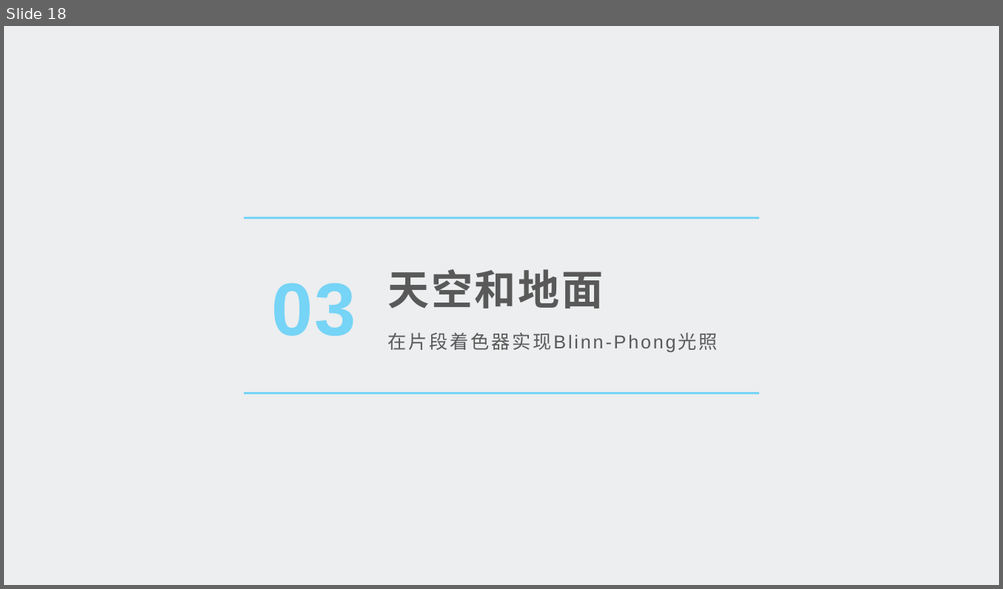
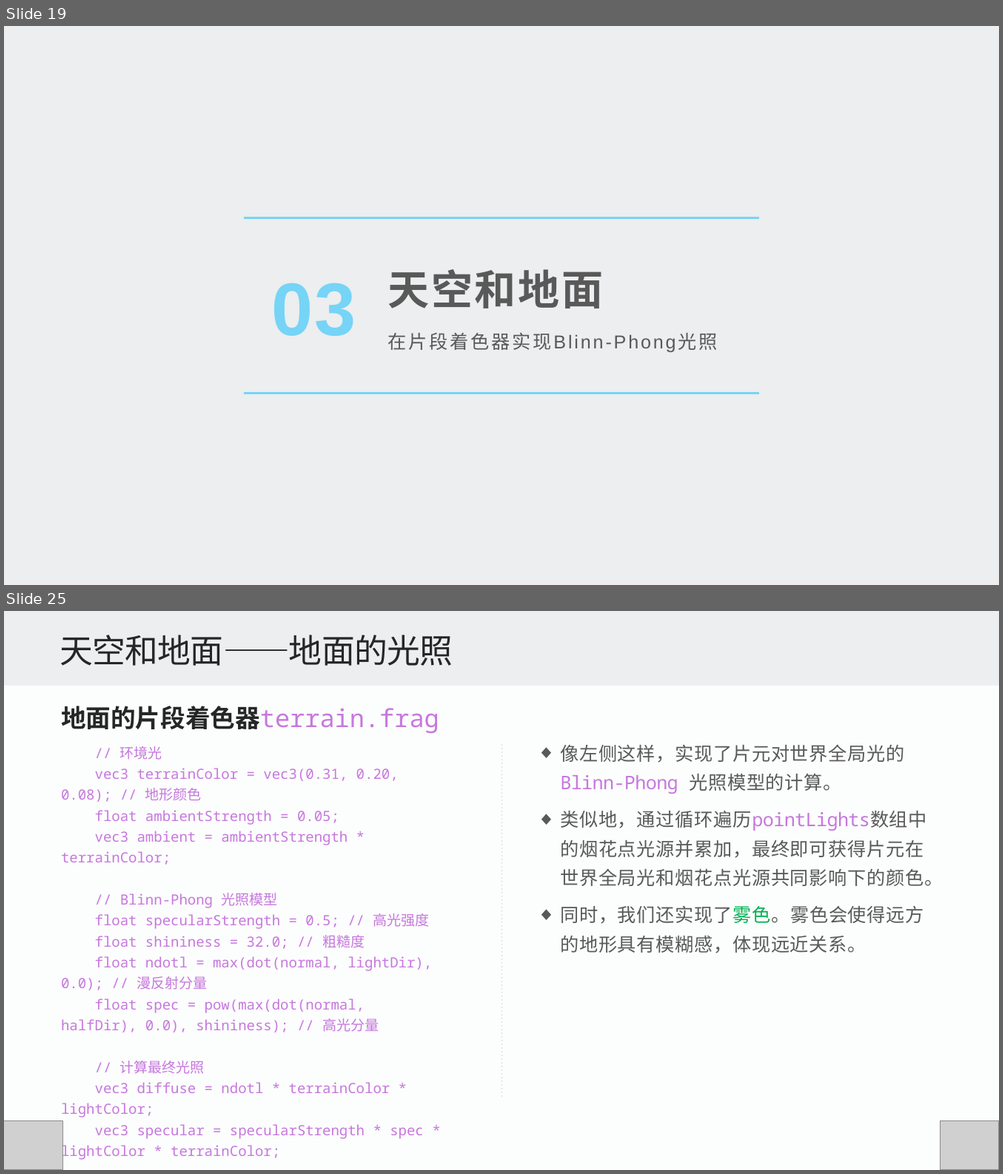
Before and after one commit to Le-Poisson/SYSU-Opengl-School-Badge-Firework, a slide deck: 汇报内容/汇报.pptx. Shown one above the other, each under a label of ours: slide 18 before the commit, slides 19 and 25 after it; the slides between them are not shown. The pictures are 1003x589 and 1003x1174 pixels, drawn with LibreOffice and Linux fonts; fonts in the diff are those of the drawing; grey boxes stand for pictures; background and template pictures are left out. Boxes give left, top, right and bottom in pixels: in the first picture for what was removed or moved away, otherwise in the second. Text is boxed around its words. In the diff, an @@ line names an element or a change of style, - is before the commit and + after.

```diff
--- a/汇报内容/汇报.pptx
+++ b/汇报内容/汇报.pptx
@@ slide 25 added at [4,611,999,1170], background #FCFDFD @@
@@ rectangle added at [4,611,999,686], fill #ECEEEF @@
@@ text added at [60,635,453,666], 32 pt, text #262626 @@
+天空和地面——地面的光照
@@ text added at [61,706,439,733], 24 pt, text #C678DD @@
+地面的片段着色器terrain.frag
@@ line added from (502, 743) to (502, 1097), #D9D9D9 0.5 pt dashed @@
@@ text added at [61,746,432,1161], 13.6 pt, text #C678DD @@
+// 环境光
+vec3 terrainColor = vec3(0.31, 0.20, 0.08); // 地形颜色
+float ambientStrength = 0.05;
+vec3 ambient = ambientStrength * terrainColor;
+// Blinn-Phong 光照模型
+float specularStrength = 0.5; // 高光强度
+float shininess = 32.0; // 粗糙度
+float ndotl = max(dot(normal, lightDir), 0.0); // 漫反射分量
+float spec = pow(max(dot(normal, halfDir), 0.0), shininess); // 高光分量
+// 计算最终光照
+vec3 diffuse = ndotl * terrainColor * lightColor;
+vec3 specular = specularStrength * spec * lightColor * terrainColor;
@@ text added at [560,744,942,954], 18 pt, text #595959 @@
+◆ 像左侧这样，实现了片元对世界全局光的Blinn-Phong 光照模型的计算。
+◆ 类似地，通过循环遍历pointLights数组中的烟花点光源并累加，最终即可获得片元在世界全局光和烟花点光源共同影响下的颜色。
+◆ 同时，我们还实现了雾色。雾色会使得远方的地形具有模糊感，体现远近关系。
@@ picture added at [4,1122,63,1170] @@
@@ picture added at [940,1122,999,1170] @@
@@ what was slide 18 is now slide 19 @@
```
Also in this commit, not shown: 8 other slides added, 3 other files.
